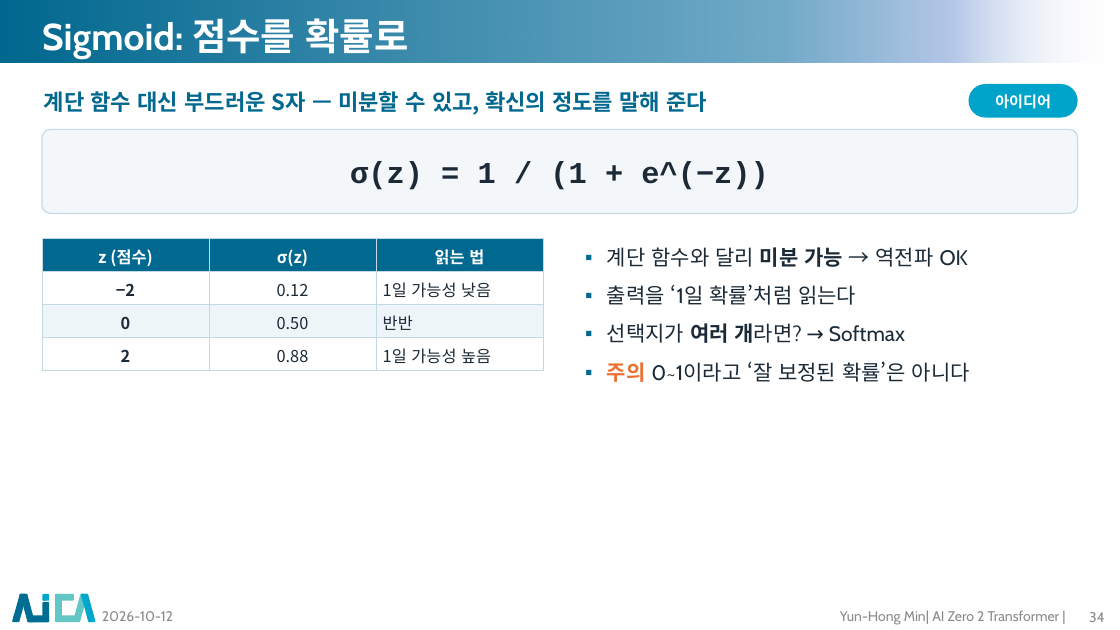
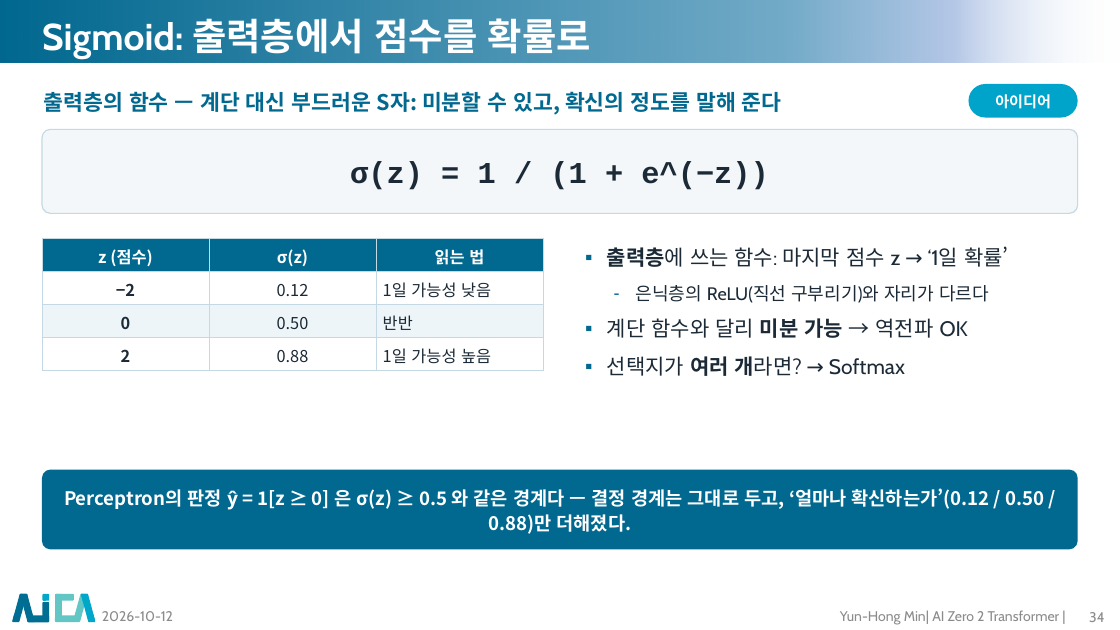
Before and after one commit to myunhh/AI-Zero-2-Transformers, a slide deck: slide 34 of lectures/week02_perceptron_to_mlp.pptx. Drawn at 1120x630 pixels with LibreOffice and Linux fonts; fonts in the diff are those of the drawing; background and template pictures are left out. Boxes give left, top, right and bottom in pixels: in the first picture for what was removed or moved away, otherwise in the second. Text is boxed around its words. In the diff, an @@ line names an element or a change of style, - is before the commit and + after.

```diff
--- a/lectures/week02_perceptron_to_mlp.pptx
+++ b/lectures/week02_perceptron_to_mlp.pptx
@@ title at box(42, 18, 591, 58): text changed @@
-Sigmoid: 점수를 확률로
+Sigmoid: 출력층에서 점수를 확률로
@@ text at box(44, 91, 782, 115): text changed; size 19 to 18.5 pt @@
-계단 함수 대신 부드러운 S자 — 미분할 수 있고, 확신의 정도를 말해 준다
+출력층의 함수 — 계단 대신 부드러운 S자: 미분할 수 있고, 확신의 정도를 말해 준다
@@ text at box(607, 246, 1008, 267): paragraphs added @@
+▪ 출력층에 쓰는 함수: 마지막 점수 z → ‘1일 확률’
+– 은닉층의 ReLU(직선 구부리기)와 자리가 다르다
@@ text at box(607, 284, 856, 305): paragraph removed @@
-▪ 출력을 ‘1일 확률’처럼 읽는다
@@ text at box(607, 361, 970, 382): paragraph removed @@
-▪ 주의 0~1이라고 ‘잘 보정된 확률’은 아니다
@@ rounded rectangle added at box(42, 470, 1078, 549), fill #01688F, 16 pt, text #FFFFFF, bold @@
+Perceptron의 판정 ŷ = 1[z ≥ 0] 은 σ(z) ≥ 0.5 와 같은 경계다 — 결정 경계는 그대로 두고, ‘얼마나 확신하는가’(0.12 / 0.50 / 0.88)만 더해졌다.
```
Also in this commit, not shown: 29 other slides changed, 8 other files.
